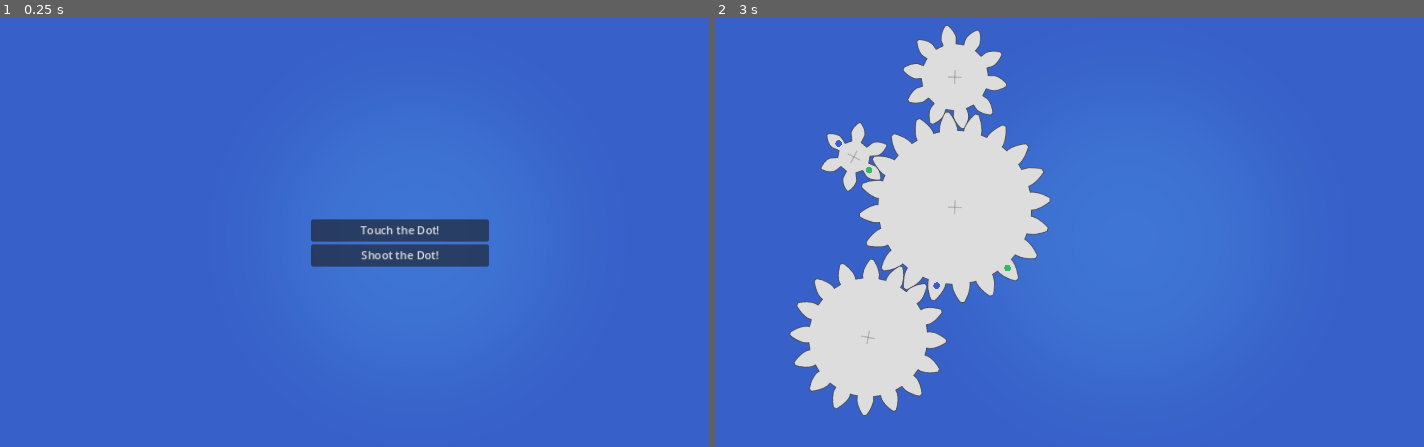
Above: before the commit, frames 1-2 (left to right).
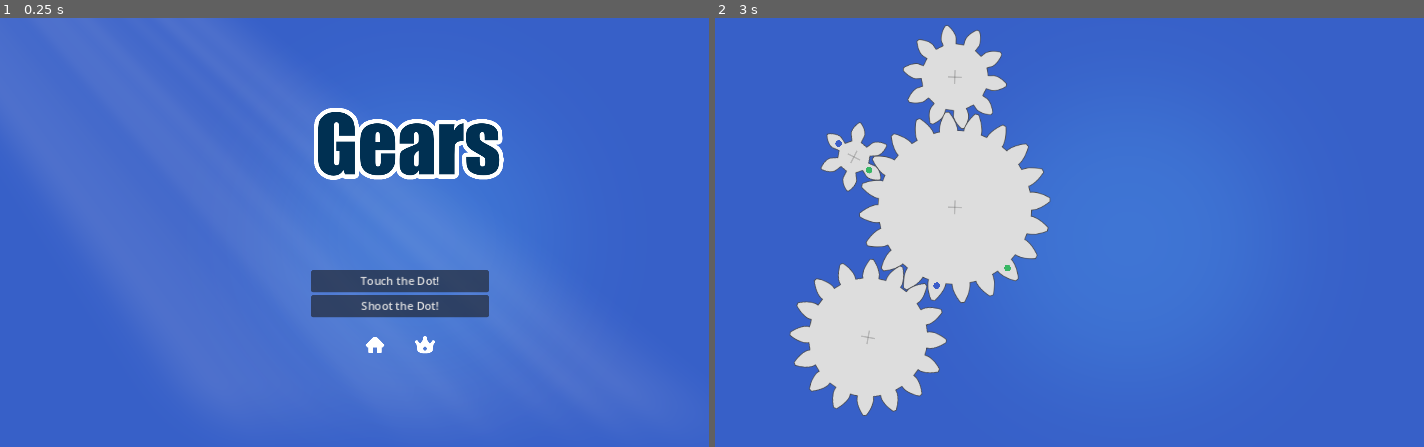
Above: after the commit, the same moments.

Repository: rockgem/yugen-gears
Game: Godot game, scene res://scenes/MainMenu.tscn
Same seed, same stepped clock (60 frames per second), same inputs: the game is played once before the commit and once after it.
Inputs (mouse positions are in pixels of both pictures, inside the frame that each line leads up to):
- Up to frame 1 (0.25 s): no input
- Up to frame 2 (3 s): click (1090, 344) at 0.52 s; click (1112, 344) at 1.27 s; click (1140, 344) at 2.02 s; click "Touch the Dot!" at 2.75 s

The runs differ from the first frame. In frame 1, 9.0% of the frame differs, in the area x 43-72%, y 20-79%; in frame 2, nothing differs.

Commit message:
redesign main menu

Diff:
--- /dev/null
+++ b/reso/icons/credits.tres
@@ -0,0 +1,7 @@
+[gd_resource type="AtlasTexture" load_steps=2 format=3 uid="uid://pwkwk2al47wc"]
+
+[ext_resource type="Texture2D" uid="uid://daejdayfv7fmf" path="res://art/etc/iconsDefault.png" id="1_8c3ts"]
+
+[resource]
+atlas = ExtResource("1_8c3ts")
+region = Rect2(1024, 0, 64, 64)
--- /dev/null
+++ b/reso/icons/rankings.tres
@@ -0,0 +1,7 @@
+[gd_resource type="AtlasTexture" load_steps=2 format=3 uid="uid://peo3vc4uadnq"]
+
+[ext_resource type="Texture2D" uid="uid://daejdayfv7fmf" path="res://art/etc/iconsDefault.png" id="1_gwab2"]
+
+[resource]
+atlas = ExtResource("1_gwab2")
+region = Rect2(0, 576, 64, 64)
--- /dev/null
+++ b/reso/icons/settings.tres
@@ -0,0 +1,3 @@
+[gd_resource type="AtlasTexture" format=3 uid="uid://ctbxqyuwqms2t"]
+
+[resource]
--- a/scenes/MainMenu.tscn
+++ b/scenes/MainMenu.tscn
@@ -1,7 +1,28 @@
-[gd_scene load_steps=3 format=3 uid="uid://diq0bimd5x3yy"]
+[gd_scene load_steps=9 format=3 uid="uid://diq0bimd5x3yy"]
 
 [ext_resource type="Script" path="res://scenes/MainMenu.gd" id="1_hymuy"]
 [ext_resource type="Texture2D" uid="uid://bkdnuasnale6b" path="res://art/bg.png" id="2_38e6s"]
+[ext_resource type="Texture2D" uid="uid://6spr6msq445c" path="res://art/etc/title.png" id="3_tdrh6"]
+[ext_resource type="Shader" path="res://scenes/rays.gdshader" id="4_rd6xk"]
+[ext_resource type="Texture2D" uid="uid://ctbxqyuwqms2t" path="res://reso/icons/settings.tres" id="5_mncmw"]
+[ext_resource type="Texture2D" uid="uid://peo3vc4uadnq" path="res://reso/icons/rankings.tres" id="6_th6n5"]
+[ext_resource type="Texture2D" uid="uid://pwkwk2al47wc" path="res://reso/icons/credits.tres" id="7_f51lu"]
+
+[sub_resource type="ShaderMaterial" id="ShaderMaterial_n3biw"]
+shader = ExtResource("4_rd6xk")
+shader_parameter/angle = -0.297
+shader_parameter/position = -0.291
+shader_parameter/spread = 0.564
+shader_parameter/cutoff = 0.1
+shader_parameter/falloff = 0.2
+shader_parameter/edge_fade = 0.15
+shader_parameter/speed = 4.0
+shader_parameter/ray1_density = 8.0
+shader_parameter/ray2_density = 30.0
+shader_parameter/ray2_intensity = 0.3
+shader_parameter/color = Color(1, 0.901961, 0.65098, 0.133333)
+shader_parameter/hdr = false
+shader_parameter/seed = 5.0
 
 [node name="MainMenu" type="Control"]
 layout_mode = 3
@@ -22,6 +43,32 @@
 texture = ExtResource("2_38e6s")
 expand_mode = 1
 stretch_mode = 5
+metadata/_edit_lock_ = true
+
+[node name="ColorRect" type="ColorRect" parent="."]
+material = SubResource("ShaderMaterial_n3biw")
+layout_mode = 1
+anchors_preset = 15
+anchor_right = 1.0
+anchor_bottom = 1.0
+grow_horizontal = 2
+grow_vertical = 2
+mouse_filter = 2
+metadata/_edit_lock_ = true
+
+[node name="Title" type="TextureRect" parent="."]
+layout_mode = 1
+anchors_preset = -1
+anchor_left = 0.507
+anchor_right = 0.507
+offset_left = -274.064
+offset_top = -57.0
+offset_right = 273.936
+offset_bottom = 491.0
+texture = ExtResource("3_tdrh6")
+expand_mode = 1
+stretch_mode = 5
+metadata/_edit_lock_ = true
 
 [node name="VBoxContainer" type="VBoxContainer" parent="."]
 layout_mode = 1
@@ -31,9 +78,9 @@
 anchor_right = 0.5
 anchor_bottom = 0.5
 offset_left = -128.0
-offset_top = -33.0
+offset_top = 40.0
 offset_right = 128.0
-offset_bottom = 33.0
+offset_bottom = 106.0
 grow_horizontal = 2
 grow_vertical = 2
 alignment = 1
@@ -46,5 +93,53 @@
 layout_mode = 2
 text = "Shoot the Dot!"
 
+[node name="HBoxContainer" type="HBoxContainer" parent="."]
+layout_mode = 1
+anchors_preset = 8
+anchor_left = 0.5
+anchor_top = 0.5
+anchor_right = 0.5
+anchor_bottom = 0.5
+offset_left = -210.5
+offset_top = 131.0
+offset_right = 210.5
+offset_bottom = 163.0
+grow_horizontal = 2
+grow_vertical = 2
+alignment = 1
+
+[node name="TextureButton3" type="TextureButton" parent="HBoxContainer"]
+custom_minimum_size = Vector2(32, 32)
+layout_mode = 2
+texture_normal = ExtResource("7_f51lu")
+texture_pressed = ExtResource("7_f51lu")
+texture_hover = ExtResource("7_f51lu")
+texture_disabled = ExtResource("7_f51lu")
+texture_focused = ExtResource("7_f51lu")
+ignore_texture_size = true
+stretch_mode = 5
+
+[node name="TextureButton" type="TextureButton" parent="HBoxContainer"]
+custom_minimum_size = Vector2(32, 32)
+layout_mode = 2
+texture_normal = ExtResource("5_mncmw")
+texture_pressed = ExtResource("5_mncmw")
+texture_hover = ExtResource("5_mncmw")
+texture_disabled = ExtResource("5_mncmw")
+texture_focused = ExtResource("5_mncmw")
+ignore_texture_size = true
+stretch_mode = 5
+
+[node name="TextureButton2" type="TextureButton" parent="HBoxContainer"]
+custom_minimum_size = Vector2(32, 32)
+layout_mode = 2
+texture_normal = ExtResource("6_th6n5")
+texture_pressed = ExtResource("6_th6n5")
+texture_hover = ExtResource("6_th6n5")
+texture_disabled = ExtResource("6_th6n5")
+texture_focused = ExtResource("6_th6n5")
+ignore_texture_size = true
+stretch_mode = 5
+
 [connection signal="pressed" from="VBoxContainer/DotMode" to="." method="_on_dot_mode_pressed"]
 [connection signal="pressed" from="VBoxContainer/ShootMode" to="." method="_on_shoot_mode_pressed"]
--- /dev/null
+++ b/scenes/rays.gdshader
@@ -0,0 +1,109 @@
+/*
+Shader from Godot Shaders - the free shader library.
+godotshaders.com/shader/god-rays
+
+Feel free to use, improve and change this shader according to your needs
+and consider sharing the modified result on godotshaders.com.
+*/
+
+shader_type canvas_item;
+
+uniform float angle = -0.3;
+uniform float position = -0.2;
+uniform float spread : hint_range(0.0, 1.0) = 0.5;
+uniform float cutoff : hint_range(-1.0, 1.0) = 0.1;
+uniform float falloff : hint_range(0.0, 1.0) = 0.2;
+uniform float edge_fade : hint_range(0.0, 1.0) = 0.15;
+
+uniform float speed = 1.0;
+uniform float ray1_density = 8.0;
+uniform float ray2_density = 30.0;
+uniform float ray2_intensity : hint_range(0.0, 1.0) = 0.3;
+
+uniform vec4 color : source_color = vec4(1.0, 0.9, 0.65, 0.8);
+
+uniform sampler2D screen_texture : hint_screen_texture;
+
+uniform bool hdr = false;
+uniform float seed = 5.0;
+
+// Random and noise functions from Book of Shader's chapter on Noise.
+float random(vec2 _uv) {
+    return fract(sin(dot(_uv.xy,
+                         vec2(12.9898, 78.233))) *
+        43758.5453123);
+}
+
+float noise (in vec2 uv) {
+    vec2 i = floor(uv);
+    vec2 f = fract(uv);
+
+    // Four corners in 2D of a tile
+    float a = random(i);
+    float b = random(i + vec2(1.0, 0.0));
+    float c = random(i + vec2(0.0, 1.0));
+    float d = random(i + vec2(1.0, 1.0));
+
+
+    // Smooth Interpolation
+
+    // Cubic Hermine Curve. Same as SmoothStep()
+    vec2 u = f * f * (3.0-2.0 * f);
+
+    // Mix 4 coorners percentages
+    return mix(a, b, u.x) +
+            (c - a)* u.y * (1.0 - u.x) +
+            (d - b) * u.x * u.y;
+}
+
+mat2 rotate(float _angle){
+    return mat2(vec2(cos(_angle), -sin(_angle)),
+                vec2(sin(_angle), cos(_angle)));
+}
+
+vec4 screen(vec4 base, vec4 blend){
+	return 1.0 - (1.0 - base) * (1.0 - blend);
+}
+
+void fragment()
+{
+
+	// Rotate, skew and move the UVs
+	vec2 transformed_uv = ( rotate(angle) * (UV - position) )  / ( (UV.y + spread) - (UV.y * spread) );
+
+	// Animate the ray according the the new transformed UVs
+	vec2 ray1 = vec2(transformed_uv.x * ray1_density + sin(TIME * 0.1 * speed) * (ray1_density * 0.2) + seed, 1.0);
+	vec2 ray2 = vec2(transformed_uv.x * ray2_density + sin(TIME * 0.2 * speed) * (ray1_density * 0.2) + seed, 1.0);
+
+	// Cut off the ray's edges
+	float cut = step(cutoff, transformed_uv.x) * step(cutoff, 1.0 - transformed_uv.x);
+	ray1 *= cut;
+	ray2 *= cut;
+
+	// Apply the noise pattern (i.e. create the rays)
+	float rays;
+
+	if (hdr){
+		// This is not really HDR, but check this to not clamp the two merged rays making
+		// their values go over 1.0. Can make for some nice effect
+		rays = noise(ray1) + (noise(ray2) * ray2_intensity);
+	}
+	else{
+		 rays = clamp(noise(ray1) + (noise(ray2) * ray2_intensity), 0., 1.);
+	}
+
+	// Fade out edges
+	rays *= smoothstep(0.0, falloff, (1.0 - UV.y)); // Bottom
+	rays *= smoothstep(0.0 + cutoff, edge_fade + cutoff, transformed_uv.x); // Left
+	rays *= smoothstep(0.0 + cutoff, edge_fade + cutoff, 1.0 - transformed_uv.x); // Right
+
+	// Color to the rays
+	vec3 shine = vec3(rays) * color.rgb;
+
+	// Try different blending modes for a nicer effect. "Screen" is included in the code,
+	// but take a look at https://godotshaders.com/snippet/blending-modes/ for more.
+	// With "Screen" blend mode:
+	shine = screen(texture(screen_texture, SCREEN_UV), vec4(color)).rgb;
+
+	COLOR = vec4(shine, rays * color.a);
+}
Binary file added: art/etc/iconsDefault.png
Not shown, added: art/etc/iconsDefault.png.import
Binary file added: art/etc/title.png
Not shown, added: art/etc/title.png.import
